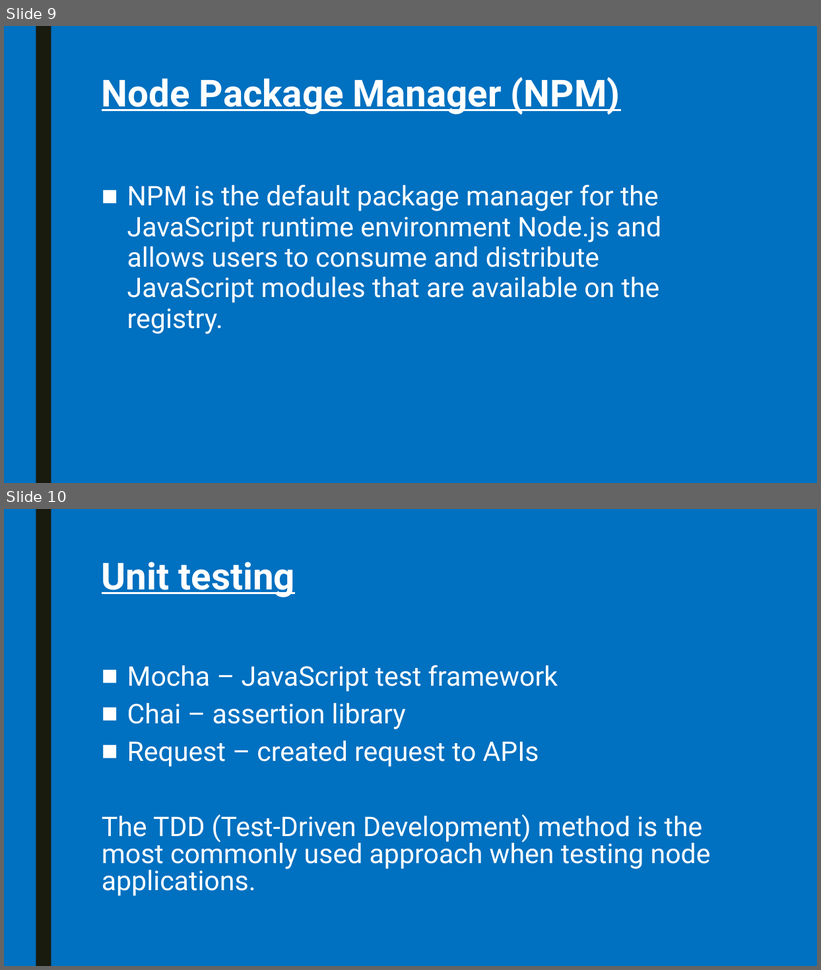
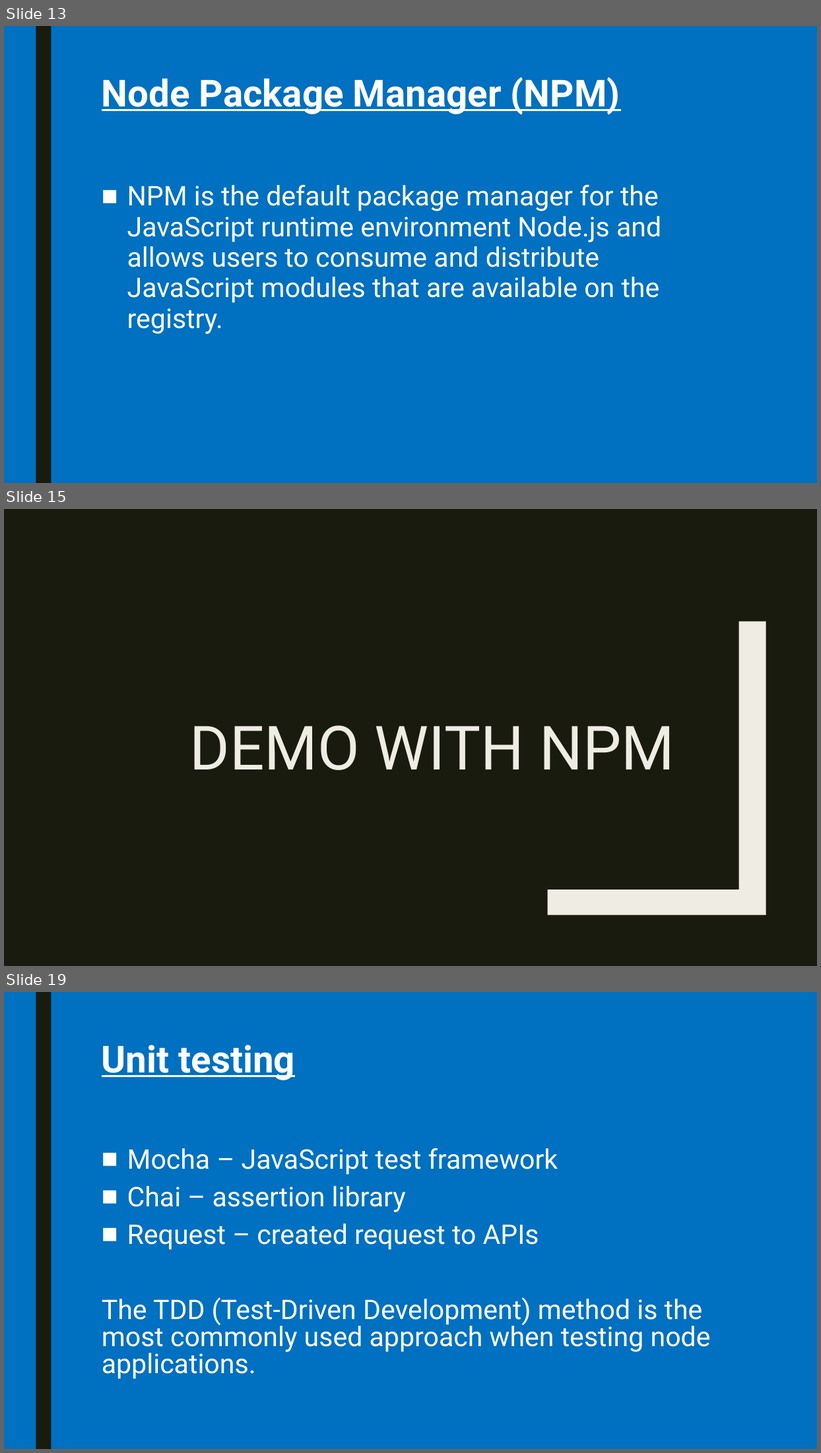
Before and after one commit to pkyurkchiev/mean-stack, a slide deck: slides/NodeJS.pptx. Shown one above the other, each under a label of ours: slides 9 and 10 before the commit, slides 13, 15 and 19 after it; the slides between them are not shown. The pictures are 821x970 and 821x1453 pixels, drawn with LibreOffice and Linux fonts; fonts in the diff are those of the drawing. Boxes give left, top, right and bottom in pixels: in the first picture for what was removed or moved away, otherwise in the second. Text is boxed around its words. In the diff, an @@ line names an element or a change of style, - is before the commit and + after.

```diff
--- a/slides/NodeJS.pptx
+++ b/slides/NodeJS.pptx
@@ slide 15 added at box(4, 509, 817, 966), background #191B0E @@
@@ freeform shape added at box(548, 621, 766, 916), fill #EFEDE3 @@
@@ title added at box(190, 725, 675, 770), 72 pt, text #EFEDE3 @@
+DEMO WITH NPM
@@ what was slide 9 is now slide 13 @@
@@ what was slide 10 is now slide 19 @@
```
Also in this commit, not shown: 10 other slides added, 1 slide removed.
